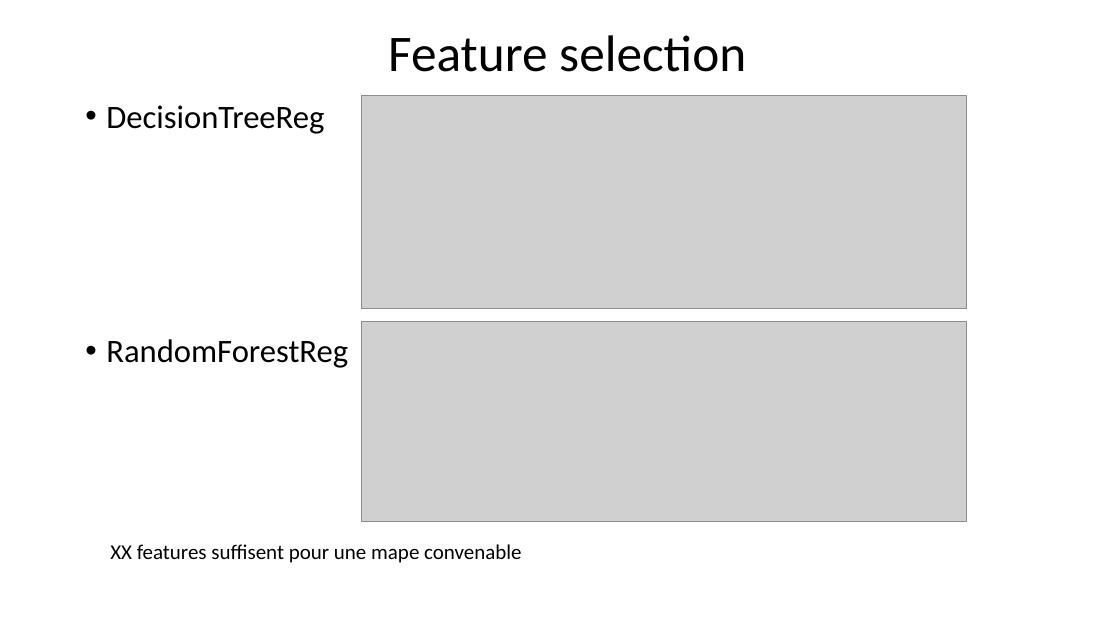
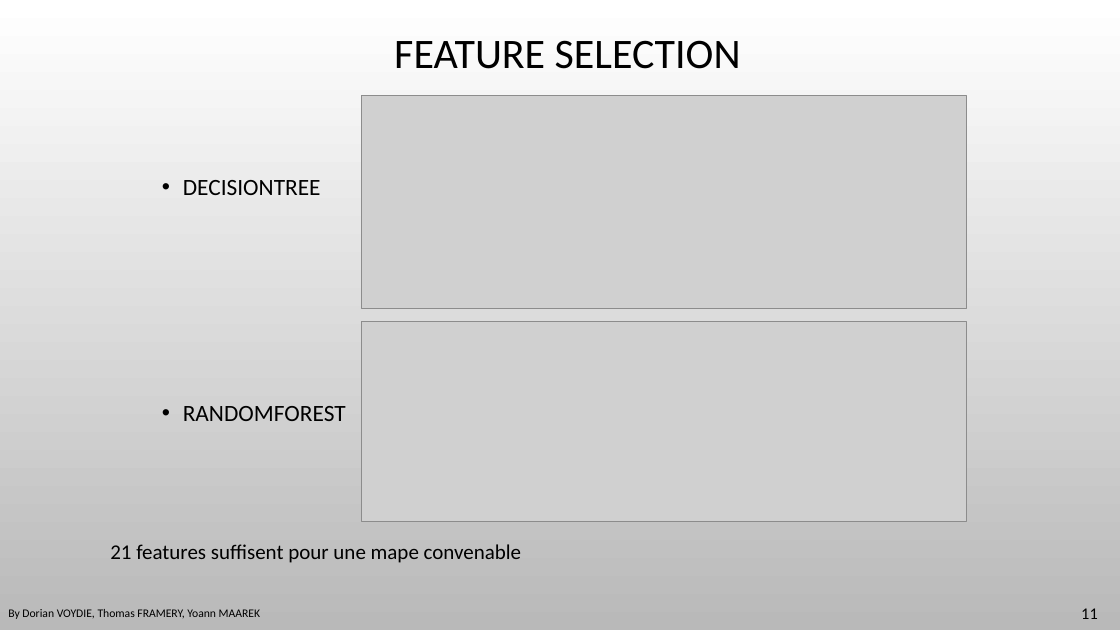
Before and after one commit to DavidBert/DEFI_IA, a slide deck: slide 11 of Presentation.pptx (slide 10 before the commit). Drawn at 1120x630 pixels with LibreOffice and Linux fonts; fonts in the diff are those of the drawing; grey boxes stand for pictures; background and template pictures are left out. Boxes give left, top, right and bottom in pixels: in the first picture for what was removed or moved away, otherwise in the second. Text is boxed around its words. In the diff, an @@ line names an element or a change of style, - is before the commit and + after.

```diff
--- a/Presentation.pptx
+++ b/Presentation.pptx
@@ background #FFFFFF to picture (left out) @@
@@ title at <box>394,40,741,69</box>: text changed; size 44 to 36 pt @@
-Feature selection
+FEATURE SELECTION
@@ text at <box>183,180,346,421</box>: text changed; size 28 to 20 pt @@
-• DecisionTreeReg
-• RandomForestReg
+• DECISIONTREE
+• RANDOMFOREST
@@ text at <box>110,544,521,563</box>: text changed @@
-XX features suffisent pour une mape convenable
+21 features suffisent pour une mape convenable
@@ text added at <box>8,609,260,619</box>, 10 pt, text #000000 @@
+By Dorian VOYDIE, Thomas FRAMERY, Yoann MAAREK
@@ page number added at <box>1081,608,1098,619</box>, 14 pt, text #000000 @@
+11
```
Also in this commit, not shown: 11 other slides changed, 4 slides added, 2 slides removed, 2 other files.
